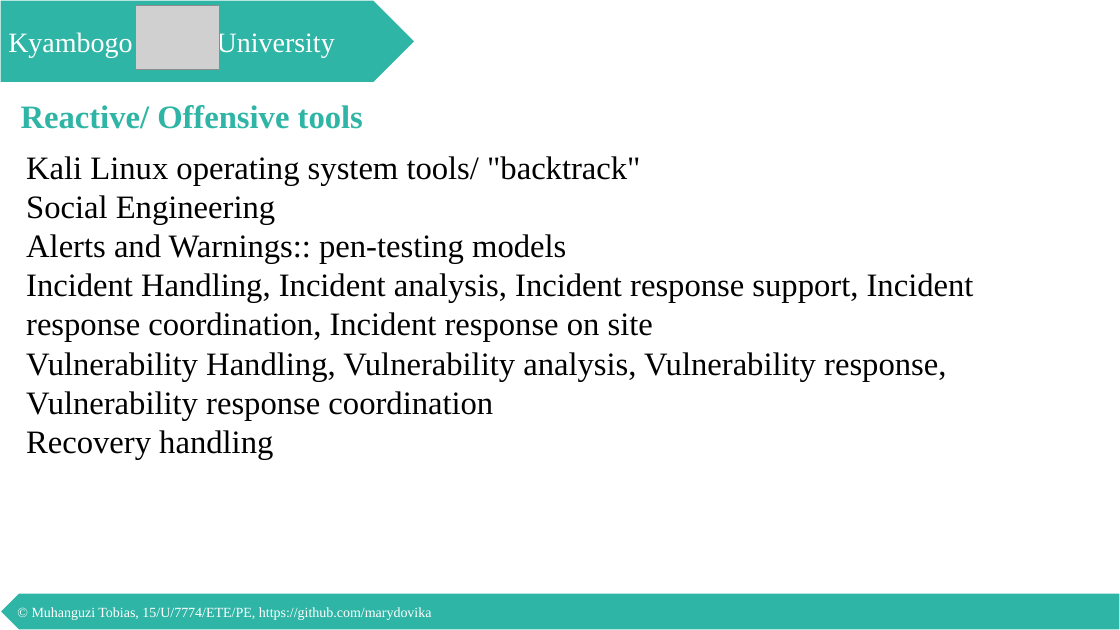
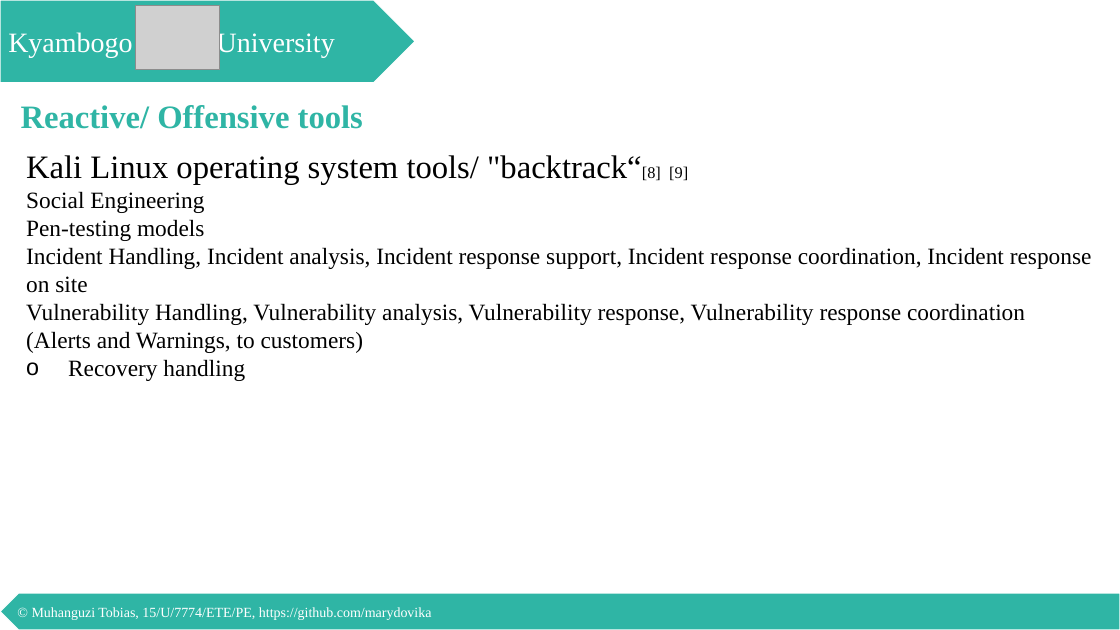
Before and after one commit to marydovika/Cyber-Security-Project-for-5G-IoT-Cloud-NFC, a slide deck: slide 24 of presentations/proposalPresentation.pptx. Drawn at 1120x630 pixels with LibreOffice and Linux fonts; fonts in the diff are those of the drawing; grey boxes stand for pictures. Boxes give left, top, right and bottom in pixels: in the first picture for what was removed or moved away, otherwise in the second. Text is boxed around its words. In the diff, an @@ line names an element or a change of style, - is before the commit and + after.

```diff
--- a/presentations/proposalPresentation.pptx
+++ b/presentations/proposalPresentation.pptx
@@ text at bbox=[26, 155, 1092, 381]: text changed @@
-Kali Linux operating system tools/ "backtrack"
-Social Engineering
-Alerts and Warnings:: pen-testing models
-Incident Handling, Incident analysis, Incident response support, Incident response coordination, Incident response on site
-Vulnerability Handling, Vulnerability analysis, Vulnerability response, Vulnerability response coordination
-Recovery handling
+o Kali Linux operating system tools/ "backtrack“[8] [9]
+  Social Engineering
+  Pen-testing models
+  Incident Handling, Incident analysis, Incident response support, Incident response coordination, Incident response on site
+  Vulnerability Handling, Vulnerability analysis, Vulnerability response, Vulnerability response coordination (Alerts and Warnings, to customers)
+  Recovery handling
```
Also in this commit, not shown: 18 other slides changed.
